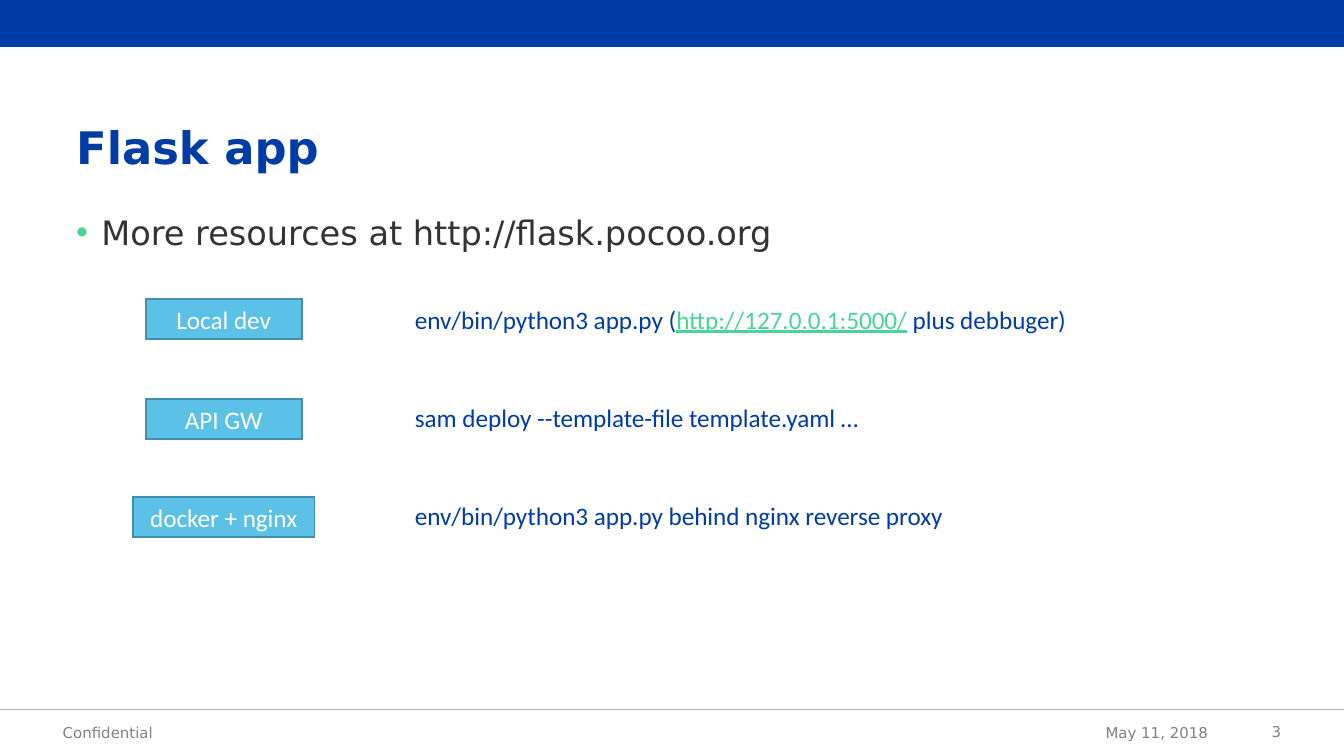
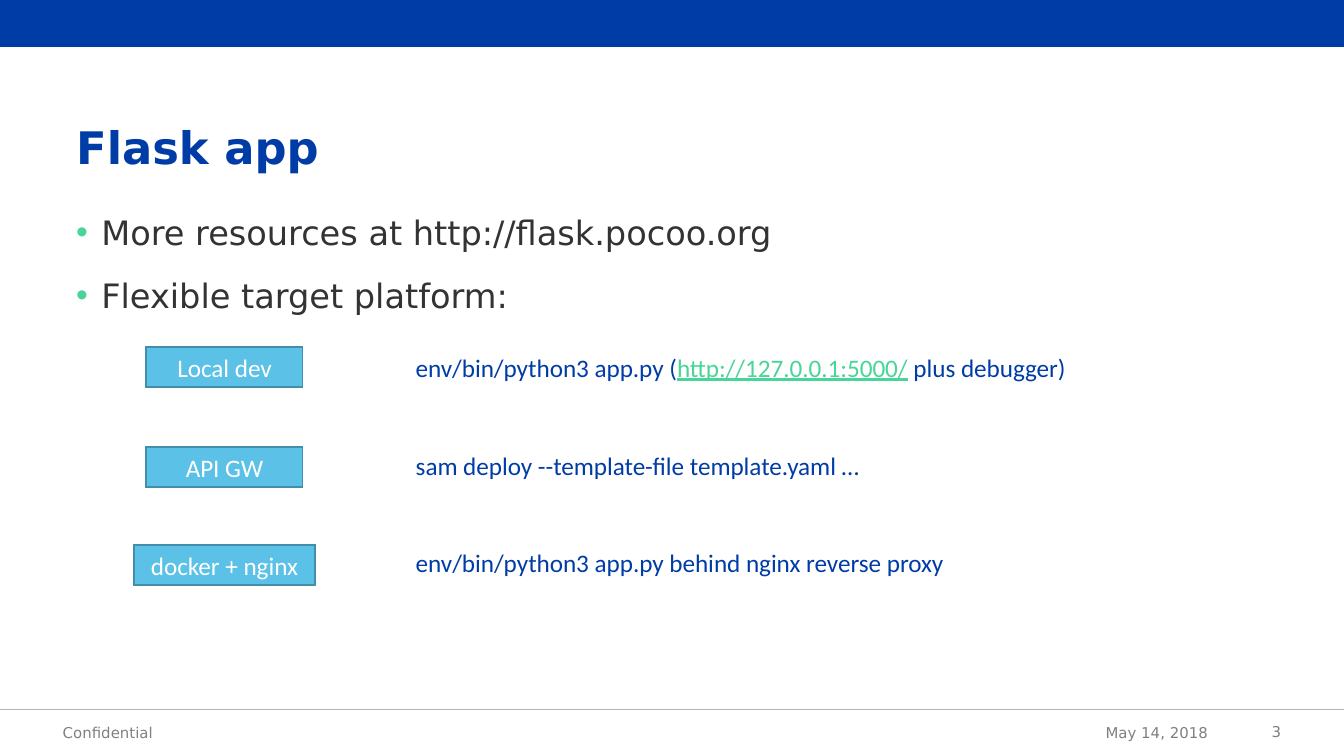
Before and after one commit to jakubzeman-acc/aws-sam-hello-world, a slide deck: slide 3 of demo.pptx. Drawn at 1344x756 pixels with LibreOffice and Linux fonts; fonts in the diff are those of the drawing; background and template pictures are left out. Boxes give left, top, right and bottom in pixels: in the first picture for what was removed or moved away, otherwise in the second. Text is boxed around its words. In the diff, an @@ line names an element or a change of style, - is before the commit and + after.

```diff
--- a/demo.pptx
+++ b/demo.pptx
@@ text at (x1=101, y1=282, x2=508, y2=315): paragraph added @@
+• Flexible target platform:
@@ 2 texts, 1 rectangle moved together from (x1=145, y1=298, x2=942, y2=530) to (x1=146, y1=347, x2=943, y2=577) @@
@@ text at (x1=416, y1=358, x2=1066, y2=382): text changed @@
-env/bin/python3 app.py (http://127.0.0.1:5000/ plus debbuger)
+env/bin/python3 app.py (http://127.0.0.1:5000/ plus debugger)
@@ rectangle "API GW" moved from (x1=145, y1=399, x2=301, y2=439) to (x1=146, y1=446, x2=302, y2=487) @@
@@ rectangle "docker + nginx" moved from (x1=133, y1=497, x2=314, y2=538) to (x1=133, y1=544, x2=314, y2=585) @@
@@ text at (x1=1106, y1=727, x2=1208, y2=741): text changed @@
-May 11, 2018
+May 14, 2018
```
Also in this commit, not shown: 4 other slides changed, 3 other files.
